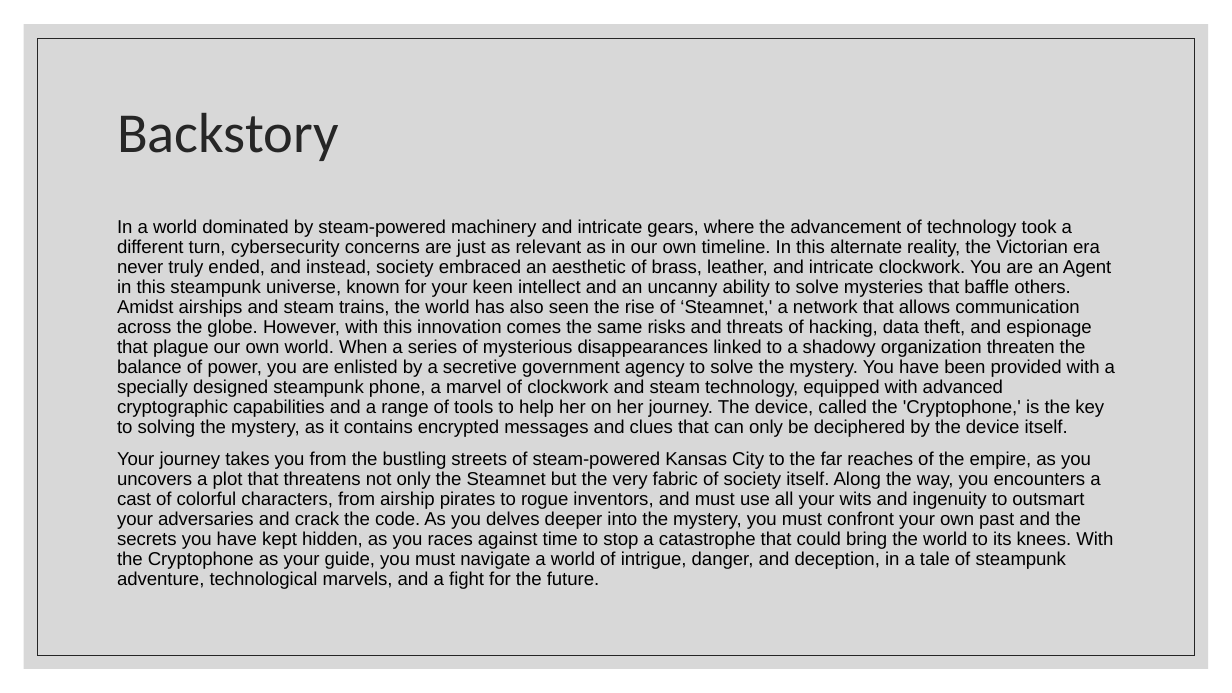
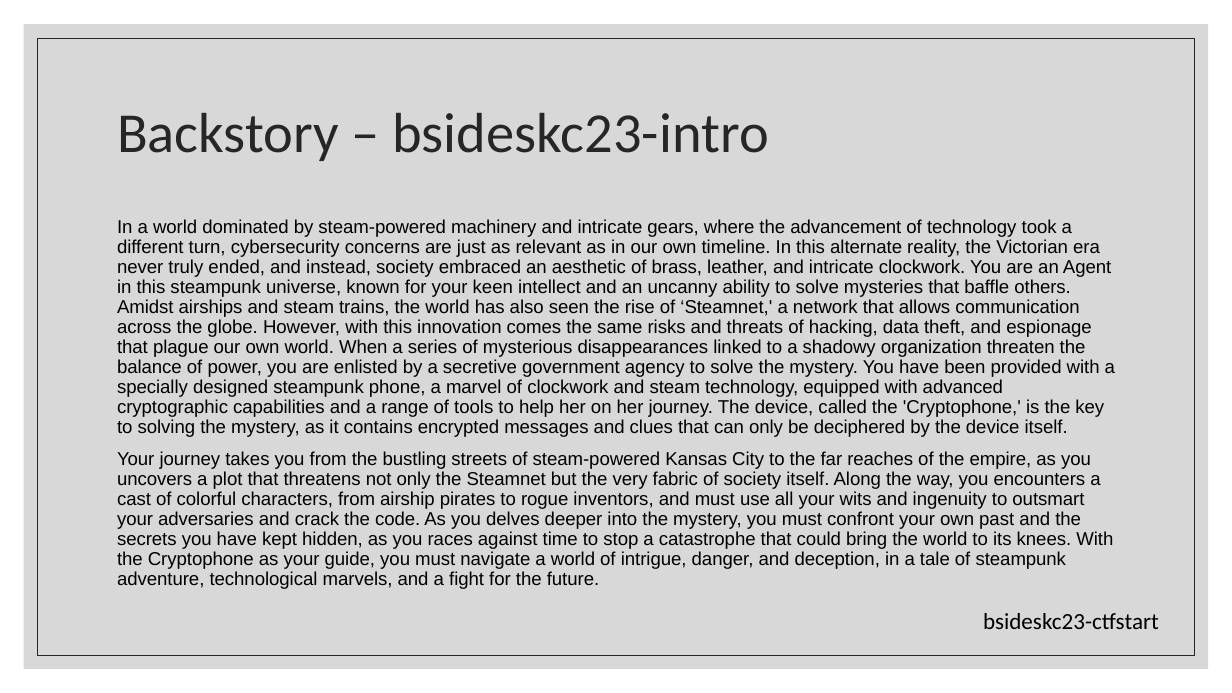
Before and after one commit to BadgePiratesLLC/BSidesKC_2023, a slide deck: slide 5 of CTF/BsidesKC 2023 Badge CTF.pptx. Drawn at 1232x693 pixels with LibreOffice and Linux fonts; fonts in the diff are those of the drawing. Boxes give left, top, right and bottom in pixels: in the first picture for what was removed or moved away, otherwise in the second. Text is boxed around its words. In the diff, an @@ line names an element or a change of style, - is before the commit and + after.

```diff
--- a/CTF/BsidesKC 2023 Badge CTF.pptx
+++ b/CTF/BsidesKC 2023 Badge CTF.pptx
@@ title at bbox=[117, 113, 768, 161]: text changed @@
-Backstory
+Backstory – bsideskc23-intro
@@ text added at bbox=[983, 613, 1159, 629], 18 pt, text #000000 @@
+bsideskc23-ctfstart
```
Also in this commit, not shown: 1 slide added.
